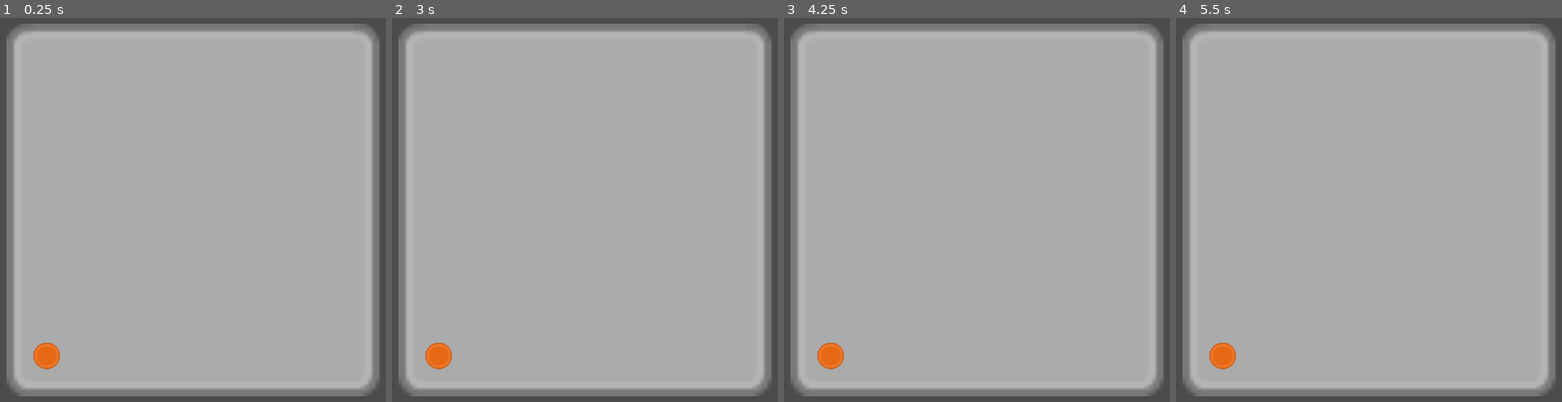
Above: before the commit, frames 1-4 (left to right).
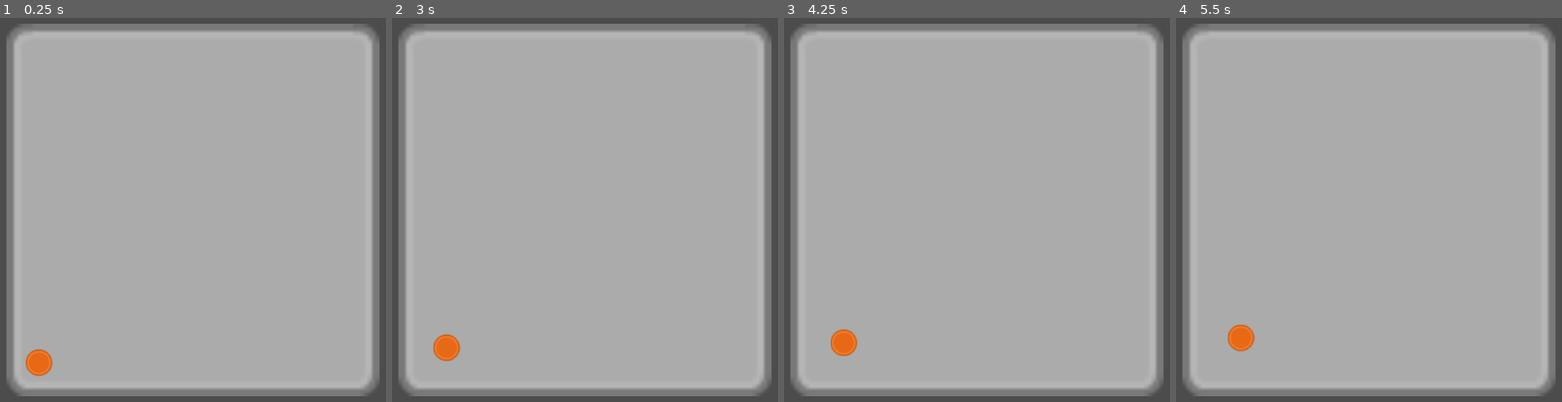
Above: after the commit, the same moments.

Repository: BliznyukNM/moba-manager
Game: Godot game, scene res://src/Match.tscn
Two runs of this game, one before a commit and one after it. Both use one fixed random seed, a clock stepped at 60 frames per second and the inputs below. The project has no main scene, so this scene is started directly.
Inputs:
- Up to frame 1 (0.25 s): no input
- Up to frame 2 (3 s): tap Enter at 0.5, 2.75 s; tap Space at 1.25 s
- Up to frame 3 (4.25 s): tap Space at 3.5 s
- Up to frame 4 (5.5 s): tap Enter at 4.25 s

The runs differ from the first frame. In frame 1, 0.4% of the frame differs, in the area x 6-16%, y 84-94%; in frame 2, 0.5%; in frame 3, 0.7%; in frame 4, 0.8%, in the area x 8-21%, y 79-92%.

Commit message:
working movement for units

Diff:
--- a/moba-manager/src/BaseUnit.gd
+++ b/moba-manager/src/BaseUnit.gd
@@ -2,12 +2,31 @@
 class_name BaseUnit
 
 
-var current_position: = {
-	"path_index": 0,
-	"next_point_progress": 0,
-	"path": []
-}
+onready var _graph: GraphPath = get_node("../../PathGraph")
+
+
+var _speed: int = 1
+var _current_node_index: int
+var _next_node_progress: int
+var _path: Array = []
+
+
+func _ready() -> void:
+	_path = _graph.find_path_by_name("Radiant_Fountain", "Mid")
 
 
 func on_tick() -> void:
-	pass
+	if _path.empty(): return
+	var current_node: Node2D = _path[_current_node_index]
+	var next_node: Node2D = _path[_current_node_index + 1]
+	var weight: float = _graph.get_path_weight(current_node, next_node)
+
+	_next_node_progress += _speed
+	position = current_node.position.linear_interpolate(next_node.position, _next_node_progress / weight)
+
+	if _next_node_progress >= weight:
+		_next_node_progress -= weight
+		_current_node_index += 1
+
+	if _current_node_index >= _path.size() - 1:
+		_path.clear()
--- a/moba-manager/src/GraphPath.gd
+++ b/moba-manager/src/GraphPath.gd
@@ -5,12 +5,19 @@
 export var graph: Dictionary
 
 
+func get_path_weight(from_node: Node2D, to_node: Node2D) -> int:
+	var info: Dictionary = graph.get(get_path_to(from_node))
+	var next_point: int = info.get(get_path_to(to_node))
+	# assert(not (next_point is int), "Expected from %s to %s straight path, but get %s" % [from_node, to_node, next_point])
+	return next_point
+
+
 func find_path_by_node(from_node: Node2D, to_node: Node2D) -> Array:
 	return find_path_by_name(get_path_to(from_node), get_path_to(to_node))
 
 
 func find_path_by_name(from_node: NodePath, to_node: NodePath) -> Array:
-	var path: = [from_node]
+	var path: = [get_node(from_node)]
 	_find_path_recursive(from_node, to_node, path)
 	return path
 
@@ -20,7 +27,8 @@
 	var next_point = info.get(to_node)
 
 	if next_point is int:
-		path.append({to_node: next_point})
-	else:
-		path.append({next_point: info.get(next_point)})
+		path.append(get_node(to_node))
+	elif next_point is NodePath:
+		path.append(get_node(next_point))
 		_find_path_recursive(next_point, to_node, path)
+	else: assert("Unexpected type in path.")
--- a/moba-manager/src/Map.gd
+++ b/moba-manager/src/Map.gd
@@ -11,17 +11,24 @@
 var time_passed_since_last_tick: = 0.0
 
 
+func _ready() -> void:
+	_process_all_tickables(1)
+
+
 func _process(delta: float) -> void:
 	time_passed_since_last_tick += delta
 	var ticks_amount: = int(time_passed_since_last_tick * tick_multiplier)
 
 	if ticks_amount == 0: return
 
-	for _i in range(0, ticks_amount):
+	_process_all_tickables(ticks_amount)
+	time_passed_since_last_tick -= ticks_amount / tick_multiplier
+
+
+func _process_all_tickables(ticks_count: int) -> void:
+	for _i in range(0, ticks_count):
 		var units: = units_node.get_children()
 		_process_tickables(units)
-
-	time_passed_since_last_tick -= ticks_amount / tick_multiplier
 
 
 func _process_tickables(tickables: Array) -> void:
--- a/moba-manager/src/Map.tscn
+++ b/moba-manager/src/Map.tscn
@@ -7,7 +7,6 @@
 
 [node name="Map" type="Node"]
 script = ExtResource( 3 )
-tick_multiplier = 5.0
 
 [node name="Background" type="Sprite" parent="."]
 modulate = Color( 1, 1, 1, 0.588235 )
